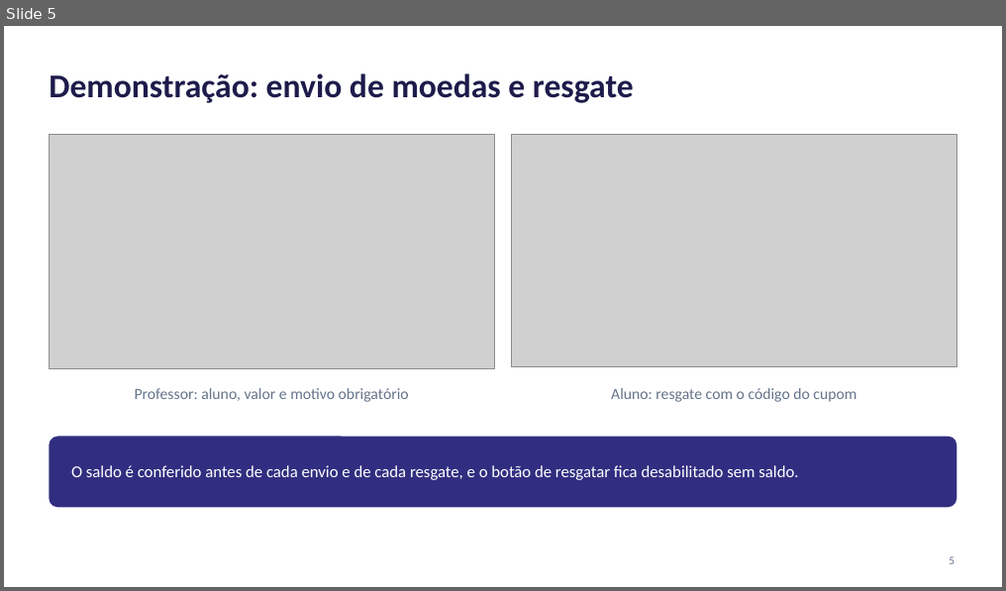
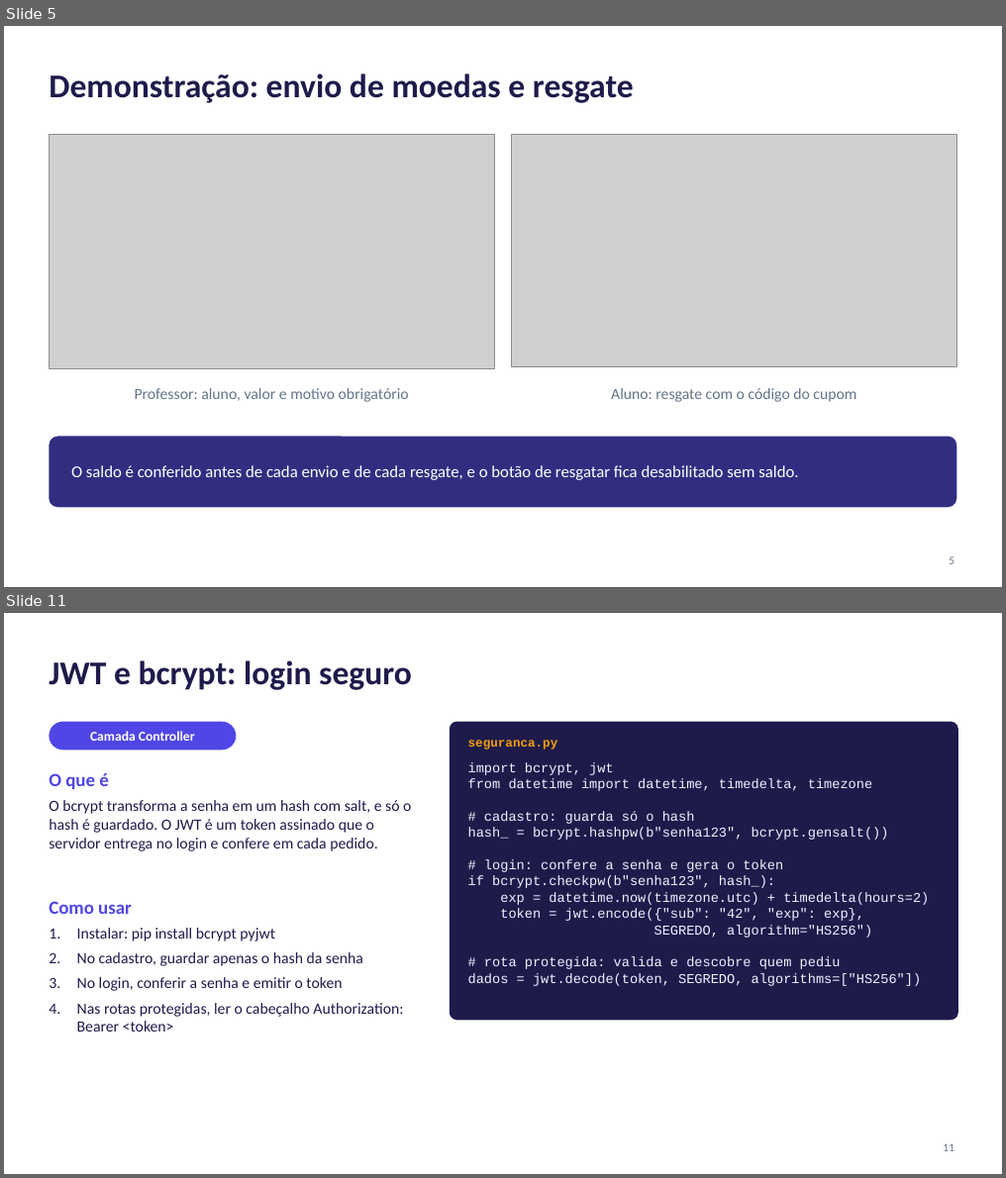
Before and after one commit to lucaslmchaves/sistema-moeda-estudantil, a slide deck: docs/apresentacao/Lab03S03-Apresentacao.pptx. Shown one above the other, each under a label of ours: slide 5 before the commit, slides 5 and 11 after it; the slides between them are not shown. The pictures are 1006x591 and 1006x1178 pixels, drawn with LibreOffice and Linux fonts; fonts in the diff are those of the drawing; grey boxes stand for pictures. Boxes give left, top, right and bottom in pixels: in the first picture for what was removed or moved away, otherwise in the second. Text is boxed around its words. In the diff, an @@ line names an element or a change of style, - is before the commit and + after.

Commit message:
docs: refaz os slides com a oficina das tecnologias por camada do MVC

```diff
--- a/docs/apresentacao/Lab03S03-Apresentacao.pptx
+++ b/docs/apresentacao/Lab03S03-Apresentacao.pptx
@@ slide 11 added at [4,613,1002,1174], background #FFFFFF @@
@@ title added at [49,661,412,690], 32 pt, text #1E1B4B, bold @@
+JWT e bcrypt: login seguro
@@ rounded rectangle added at [49,722,236,750], fill #4F46E5 @@
@@ text added at [90,731,195,741], 13 pt, text #FFFFFF, bold @@
+Camada Controller
@@ rounded rectangle added at [450,722,958,1020], fill #1E1B4B @@
@@ text added at [468,740,558,750], 12 pt, text #F59E0B, bold @@
+seguranca.py
@@ text added at [49,773,109,789], 18 pt, text #4F46E5, bold @@
+O que é
@@ text added at [468,762,929,986], 13 pt, text #EEF2FF @@
+import bcrypt, jwt
+from datetime import datetime, timedelta, timezone
+# cadastro: guarda só o hash
+hash_ = bcrypt.hashpw(b"senha123", bcrypt.gensalt())
+# login: confere a senha e gera o token
+if bcrypt.checkpw(b"senha123", hash_):
+exp = datetime.now(timezone.utc) + timedelta(hours=2)
+token = jwt.encode({"sub": "42", "exp": exp},
+SEGREDO, algorithm="HS256")
+# rota protegida: valida e descobre quem pediu
+dados = jwt.decode(token, SEGREDO, algorithms=["HS256"])
@@ text added at [49,800,411,852], 15 pt, text #1E1B4B @@
+O bcrypt transforma a senha em um hash com salt, e só o hash é guardado. O JWT é um token assinado que o servidor entrega no login e confere em cada pedido.
@@ text added at [49,901,132,914], 18 pt, text #4F46E5, bold @@
+Como usar
@@ text added at [77,928,403,1032], 15 pt, text #1E1B4B @@
+1. Instalar: pip install bcrypt pyjwt
+2. No cadastro, guardar apenas o hash da senha
+3. No login, conferir a senha e emitir o token
+4. Nas rotas protegidas, ler o cabeçalho Authorization: Bearer <token>
@@ page number added at [943,1144,954,1152], 11 pt, text #64748B @@
+11
```
Also in this commit, not shown: 3 slides changed, 8 other slides added, 6 slides removed, 1 other file.
